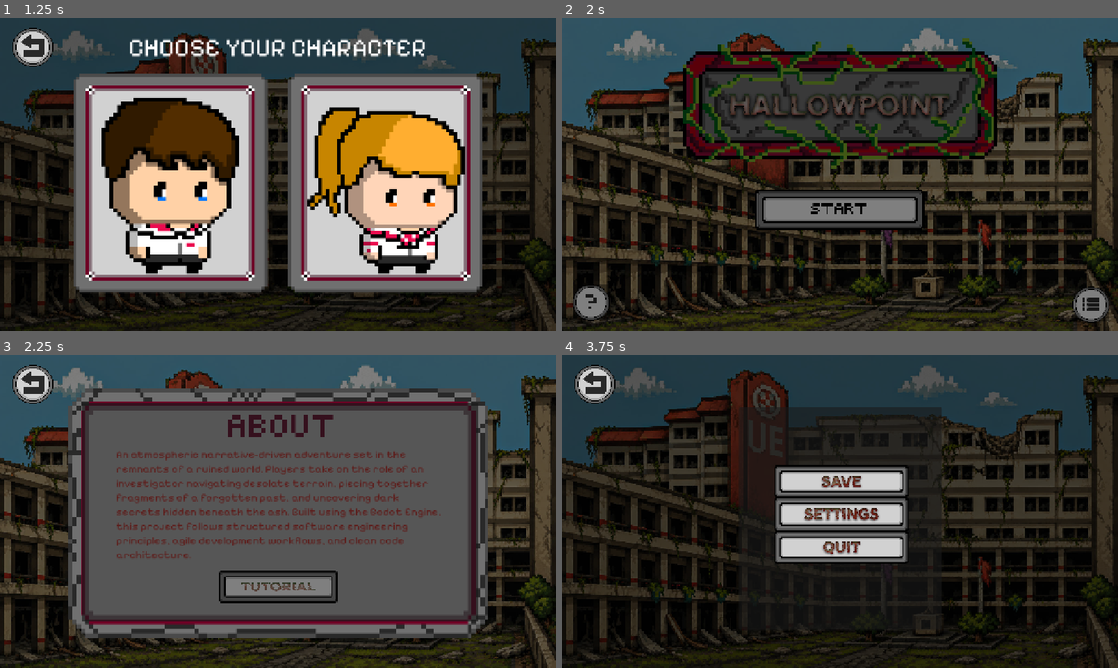
Above: before the commit, frames 1-4 (two rows, left to right).
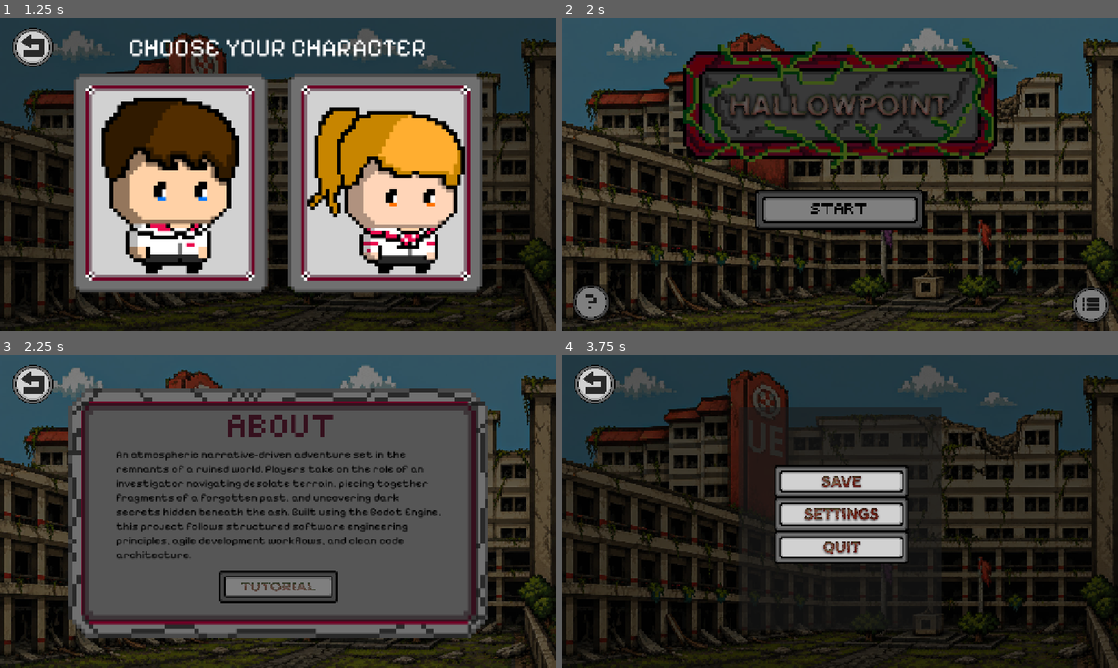
Above: after the commit, the same moments.

Repository: Yano-V/Hallowpoint
Game: Godot game, scene res://Scenes/MainMenu.tscn
Same seed, same stepped clock (60 frames per second), same inputs: the game is played once before the commit and once after it.
Inputs (mouse positions are in pixels of both pictures, inside the frame that each line leads up to):
- Up to frame 1 (1.25 s): click (278, 208) at 0.5 s
- Up to frame 2 (2 s): click (595, 46) at 1.25 s
- Up to frame 3 (2.25 s): click (27, 639) at 2 s
- Up to frame 4 (3.75 s): click (595, 383) at 2.75 s; click (1090, 642) at 3.5 s

Frames 1-2 are identical in both runs. In frame 3, 3.9% of the frame differs, in the area x 21-80%, y 30-65%; in frame 4, nothing differs.

Commit message:
Map update

Diff:
--- a/hallowpoint-2.0/Scenes/ABOUT.tscn
+++ b/hallowpoint-2.0/Scenes/ABOUT.tscn
@@ -67,7 +67,7 @@
 offset_top = 105.0
 offset_right = 841.0
 offset_bottom = 366.0
-theme_override_colors/font_color = Color(0.36718443, 0.12264366, 0.11526535, 1)
+theme_override_colors/font_color = Color(0, 0, 0, 1)
 theme_override_fonts/font = ExtResource("4_a3lmr")
 theme_override_font_sizes/font_size = 25
 text = "An atmospheric narrative-driven adventure set in the remnants of a ruined world. Players take on the role of an …(296 unchanged characters)…
--- a/hallowpoint-2.0/Scenes/Game.tscn
+++ b/hallowpoint-2.0/Scenes/Game.tscn
@@ -2,21 +2,27 @@
 
 [ext_resource type="Script" uid="uid://cfwwp253im127" path="res://Scripts/Game.gd" id="1_b2bpf"]
 [ext_resource type="PackedScene" uid="uid://bqqabfhlctonm" path="res://Scenes/Player.tscn" id="1_gl6un"]
-[ext_resource type="PackedScene" uid="uid://b657u28buumte" path="res://Scenes/MAP1.tscn" id="2_7lihs"]
 [ext_resource type="Script" uid="uid://c8smxj2qocapi" path="res://Scripts/Player.gd" id="2_j5yw3"]
+[ext_resource type="PackedScene" uid="uid://bf11joh07bd21" path="res://Scenes/TYK.tscn" id="3_fgofq"]
 [ext_resource type="Texture2D" uid="uid://dxwvyncd8c06j" path="res://Assets/Images/ICONS/PAUSEicon.png" id="4_kldst"]
 [ext_resource type="PackedScene" uid="uid://bbeyef83y2xxf" path="res://Scenes/PAUSE.tscn" id="6_7lihs"]
 
 [node name="Game" type="Node2D" unique_id=1994847023]
 script = ExtResource("1_b2bpf")
 
-[node name="Map1" parent="." unique_id=1340444013 instance=ExtResource("2_7lihs")]
+[node name="TYK" parent="." unique_id=1204754827 instance=ExtResource("3_fgofq")]
 
 [node name="Player" parent="." unique_id=929165942 instance=ExtResource("1_gl6un")]
+z_index = 1
 position = Vector2(867, 384)
 script = ExtResource("2_j5yw3")
 
-[node name="PAUSEbtn" type="TextureButton" parent="." unique_id=1987177688]
+[node name="Camera2D2" type="Camera2D" parent="Player" unique_id=1562816122]
+limit_enabled = false
+
+[node name="UI" type="CanvasLayer" parent="." unique_id=471475512]
+
+[node name="PAUSEbtn" type="TextureButton" parent="UI" unique_id=1987177688]
 offset_left = 1169.0
 offset_top = 3.0
 offset_right = 1277.0
@@ -25,8 +31,6 @@
 ignore_texture_size = true
 stretch_mode = 0
 
-[node name="UI" type="CanvasLayer" parent="." unique_id=471475512]
-
 [node name="Pause" parent="UI" unique_id=1434337191 instance=ExtResource("6_7lihs")]
 
-[connection signal="pressed" from="PAUSEbtn" to="." method="_on_pause_btn_pressed"]
+[connection signal="pressed" from="UI/PAUSEbtn" to="." method="_on_pause_btn_pressed"]
--- a/hallowpoint-2.0/Scenes/MainMenu.tscn
+++ b/hallowpoint-2.0/Scenes/MainMenu.tscn
@@ -11,6 +11,7 @@
 [ext_resource type="Texture2D" uid="uid://2ppp816co100" path="res://Assets/Images/menuBtn.png" id="7_if7li"]
 [ext_resource type="Script" uid="uid://cwsa7msxro3or" path="res://Scripts/Buttons/MainMenu/aboutBtn.gd" id="8_if7li"]
 [ext_resource type="Texture2D" uid="uid://8nbh2f77b3qd" path="res://Assets/Images/aboutBtn.png" id="8_rrcx7"]
+[ext_resource type="AudioStream" uid="uid://xemmi8usmxmk" path="res://Assets/Audio/✅Click.ogg" id="12_rrcx7"]
 
 [node name="MainMenu" type="Control" unique_id=1029258247]
 layout_mode = 3
@@ -145,6 +146,9 @@
 wait_time = 6.0
 autostart = true
 
+[node name="ClickSound" type="AudioStreamPlayer" parent="." unique_id=2050378750]
+stream = ExtResource("12_rrcx7")
+
 [connection signal="pressed" from="STARTbutton" to="." method="_on_star_tbutton_pressed"]
 [connection signal="pressed" from="MENUbutton" to="." method="_on_men_ubutton_pressed"]
 [connection signal="pressed" from="ABOUTbutton" to="." method="_on_abou_tbutton_pressed"]
--- a/hallowpoint-2.0/Scenes/Player.tscn
+++ b/hallowpoint-2.0/Scenes/Player.tscn
@@ -1,19 +1,19 @@
 [gd_scene format=3 uid="uid://bqqabfhlctonm"]
 
 [sub_resource type="RectangleShape2D" id="RectangleShape2D_qbkls"]
-size = Vector2(42.5, 85.5)
+size = Vector2(42.5, 74)
 
 [node name="Player" type="CharacterBody2D" unique_id=929165942]
+
+[node name="Camera2D" type="Camera2D" parent="." unique_id=1217655467]
+limit_enabled = false
+limit_left = 0
+limit_top = 0
+limit_right = 1280
+limit_bottom = 720
 
 [node name="Sprite2D" type="Sprite2D" parent="." unique_id=58967740]
 scale = Vector2(0.1, 0.1)
 
 [node name="CollisionShape2D" type="CollisionShape2D" parent="." unique_id=20225961]
-position = Vector2(-3.75, -3.25)
 shape = SubResource("RectangleShape2D_qbkls")
-
-[node name="Camera2D" type="Camera2D" parent="." unique_id=1217655467]
-limit_left = 0
-limit_top = 0
-limit_right = 1280
-limit_bottom = 720
--- /dev/null
+++ b/hallowpoint-2.0/Scenes/TYK.tscn
@@ -0,0 +1,176 @@
+[gd_scene format=3 uid="uid://bf11joh07bd21"]
+
+[ext_resource type="Texture2D" uid="uid://bv87u5u4t16xo" path="res://Assets/Images/MAP/TYK Garden.jpg" id="1_v0sw2"]
+[ext_resource type="Texture2D" uid="uid://cmvrabsxxfqv1" path="res://Assets/Images/MAP/TREEFG.png" id="2_vtaee"]
+[ext_resource type="Texture2D" uid="uid://na7t0p82pols" path="res://Assets/Images/MAP/BUSHFG.png" id="3_cpucp"]
+[ext_resource type="Texture2D" uid="uid://dqt7tunvbxacp" path="res://Assets/Images/MAP/TYKGatesFG.png" id="4_gr602"]
+
+[sub_resource type="RectangleShape2D" id="RectangleShape2D_cpucp"]
+size = Vector2(103.950066, 79.42063)
+
+[sub_resource type="RectangleShape2D" id="RectangleShape2D_gr602"]
+size = Vector2(134.20004, 104.791115)
+
+[sub_resource type="RectangleShape2D" id="RectangleShape2D_dcije"]
+size = Vector2(38, 44.5)
+
+[sub_resource type="RectangleShape2D" id="RectangleShape2D_37otf"]
+size = Vector2(81, 678.5)
+
+[sub_resource type="RectangleShape2D" id="RectangleShape2D_48nym"]
+size = Vector2(1212.25, 41)
+
+[sub_resource type="RectangleShape2D" id="RectangleShape2D_xl0g8"]
+size = Vector2(36.5, 725.875)
+
+[sub_resource type="RectangleShape2D" id="RectangleShape2D_fr62m"]
+size = Vector2(1282, 35.5)
+
+[sub_resource type="RectangleShape2D" id="RectangleShape2D_j6ti7"]
+size = Vector2(214, 5)
+
+[sub_resource type="RectangleShape2D" id="RectangleShape2D_b8rrq"]
+size = Vector2(127, 6)
+
+[sub_resource type="RectangleShape2D" id="RectangleShape2D_se2ea"]
+size = Vector2(248, 2)
+
+[sub_resource type="RectangleShape2D" id="RectangleShape2D_24yy0"]
+size = Vector2(68, 3)
+
+[sub_resource type="RectangleShape2D" id="RectangleShape2D_jw1up"]
+size = Vector2(51, 3)
+
+[sub_resource type="RectangleShape2D" id="RectangleShape2D_qleuh"]
+size = Vector2(67.75, 207)
+
+[sub_resource type="CircleShape2D" id="CircleShape2D_rt35b"]
+radius = 34.0
+
+[sub_resource type="CircleShape2D" id="CircleShape2D_hbsid"]
+radius = 36.221542
+
+[node name="TYK" type="Node2D" unique_id=1204754827]
+
+[node name="Background" type="Sprite2D" parent="." unique_id=661189931]
+position = Vector2(641.00006, 358)
+
+[node name="MAP" type="Sprite2D" parent="Background" unique_id=1392370612]
+position = Vector2(0.49896264, 0.49999094)
+scale = Vector2(0.9094027, 0.9078282)
+texture = ExtResource("1_v0sw2")
+
+[node name="Walls" type="Sprite2D" parent="." unique_id=1590969605]
+
+[node name="Trunk1-Left" type="StaticBody2D" parent="Walls" unique_id=80058014]
+position = Vector2(641.00006, 358)
+scale = Vector2(0.90909094, 0.9065657)
+
+[node name="CollisionShape2D" type="CollisionShape2D" parent="Walls/Trunk1-Left" unique_id=1396293426]
+position = Vector2(-259.875, 33.09192)
+scale = Vector2(0.99999964, 0.99999964)
+shape = SubResource("RectangleShape2D_cpucp")
+
+[node name="Trunk2-Right" type="StaticBody2D" parent="Walls" unique_id=918998143]
+position = Vector2(641.00006, 358)
+scale = Vector2(0.90909094, 0.9065657)
+
+[node name="CollisionShape2D" type="CollisionShape2D" parent="Walls/Trunk2-Right" unique_id=1857965415]
+position = Vector2(417.99988, 55.1532)
+scale = Vector2(0.99999964, 0.99999964)
+shape = SubResource("RectangleShape2D_gr602")
+
+[node name="CornerWall" type="StaticBody2D" parent="Walls" unique_id=1159877622]
+
+[node name="CollisionShape2D" type="CollisionShape2D" parent="Walls/CornerWall" unique_id=1821619257]
+position = Vector2(20, 19.25)
+shape = SubResource("RectangleShape2D_dcije")
+
+[node name="BldgWall" type="StaticBody2D" parent="Walls" unique_id=2080172704]
+
+[node name="CollisionShape2D" type="CollisionShape2D" parent="Walls/BldgWall" unique_id=354747273]
+position = Vector2(39, 379.75)
+shape = SubResource("RectangleShape2D_37otf")
+
+[node name="OutsideWall-Down" type="StaticBody2D" parent="Walls" unique_id=1472927090]
+
+[node name="CollisionShape2D" type="CollisionShape2D" parent="Walls/OutsideWall-Down" unique_id=2102428842]
+position = Vector2(681, 741)
+shape = SubResource("RectangleShape2D_48nym")
+
+[node name="OutsideWall-Right" type="StaticBody2D" parent="Walls" unique_id=52464769]
+
+[node name="CollisionShape2D" type="CollisionShape2D" parent="Walls/OutsideWall-Right" unique_id=1597056463]
+position = Vector2(1302, 356.0625)
+shape = SubResource("RectangleShape2D_xl0g8")
+
+[node name="OutsideWall-Up" type="StaticBody2D" parent="Walls" unique_id=1516168854]
+
+[node name="CollisionShape2D" type="CollisionShape2D" parent="Walls/OutsideWall-Up" unique_id=675603036]
+position = Vector2(642, -22.75)
+shape = SubResource("RectangleShape2D_fr62m")
+
+[node name="BushWall1" type="StaticBody2D" parent="Walls" unique_id=1810860975]
+
+[node name="CollisionShape2D" type="CollisionShape2D" parent="Walls/BushWall1" unique_id=581610593]
+position = Vector2(210, 521.5)
+shape = SubResource("RectangleShape2D_j6ti7")
+
+[node name="BushWall2" type="StaticBody2D" parent="Walls" unique_id=1214660374]
+
+[node name="CollisionShape2D" type="CollisionShape2D" parent="Walls/BushWall2" unique_id=1968703465]
+position = Vector2(168.5, 133)
+shape = SubResource("RectangleShape2D_b8rrq")
+
+[node name="BushWall3" type="StaticBody2D" parent="Walls" unique_id=383839994]
+
+[node name="CollisionShape2D" type="CollisionShape2D" parent="Walls/BushWall3" unique_id=2097460976]
+position = Vector2(1051, 631)
+shape = SubResource("RectangleShape2D_se2ea")
+
+[node name="BushWall4" type="StaticBody2D" parent="Walls" unique_id=1431867787]
+
+[node name="CollisionShape2D" type="CollisionShape2D" parent="Walls/BushWall4" unique_id=276549717]
+position = Vector2(821, 524.5)
+shape = SubResource("RectangleShape2D_24yy0")
+
+[node name="BushWall5" type="StaticBody2D" parent="Walls" unique_id=1611029370]
+
+[node name="CollisionShape2D" type="CollisionShape2D" parent="Walls/BushWall5" unique_id=1915173151]
+position = Vector2(803.5, 642.5)
+shape = SubResource("RectangleShape2D_jw1up")
+
+[node name="BushWall6" type="StaticBody2D" parent="Walls" unique_id=43918786]
+
+[node name="CollisionShape2D" type="CollisionShape2D" parent="Walls/BushWall6" unique_id=670418324]
+position = Vector2(744.875, 354.5)
+shape = SubResource("RectangleShape2D_qleuh")
+
+[node name="BushWall7" type="StaticBody2D" parent="Walls" unique_id=1822563293]
+
+[node name="CollisionShape2D" type="CollisionShape2D" parent="Walls/BushWall7" unique_id=607836571]
+position = Vector2(638, 198)
+shape = SubResource("CircleShape2D_rt35b")
+
+[node name="BushWall8" type="StaticBody2D" parent="Walls" unique_id=444899395]
+
+[node name="CollisionShape2D" type="CollisionShape2D" parent="Walls/BushWall8" unique_id=1029161970]
+position = Vector2(690, 238)
+shape = SubResource("CircleShape2D_hbsid")
+
+[node name="Foreground" type="Sprite2D" parent="." unique_id=187447027]
+z_index = 2
+position = Vector2(641, 358)
+scale = Vector2(0.908, 0.908)
+
+[node name="TreeFG" type="Sprite2D" parent="Foreground" unique_id=140564232]
+z_index = 2
+texture = ExtResource("2_vtaee")
+
+[node name="BushFG" type="Sprite2D" parent="Foreground" unique_id=1897042331]
+z_index = 2
+texture = ExtResource("3_cpucp")
+
+[node name="TYKGatesFG" type="Sprite2D" parent="Foreground" unique_id=2062279913]
+z_index = 2
+texture = ExtResource("4_gr602")
--- a/hallowpoint-2.0/Scripts/MainMenu.gd
+++ b/hallowpoint-2.0/Scripts/MainMenu.gd
@@ -6,6 +6,7 @@
 	$BellSound.play() # Replace with function body.
 
 func _on_star_tbutton_pressed() -> void:
+	$ClickSound.play()
 	get_tree().change_scene_to_file("res://Scenes/CharacterSelect.tscn")
 
 
Binary file added: hallowpoint-2.0/Assets/Images/CHARACTERS/BOY-leftFLIPPED.png
Not shown, added: hallowpoint-2.0/Assets/Images/CHARACTERS/BOY-leftFLIPPED.png.import
Binary file added: hallowpoint-2.0/Assets/Images/MAP/BUSHFG.png
Not shown, added: hallowpoint-2.0/Assets/Images/MAP/BUSHFG.png.import
Binary file added: hallowpoint-2.0/Assets/Images/MAP/TREEFG.png
Not shown, added: hallowpoint-2.0/Assets/Images/MAP/TREEFG.png.import
Not shown, added: hallowpoint-2.0/Assets/Images/MAP/TYK Garden.jpg.import
Binary file added: hallowpoint-2.0/Assets/Images/MAP/TYKGatesFG.png
Not shown, added: hallowpoint-2.0/Assets/Images/MAP/TYKGatesFG.png.import
